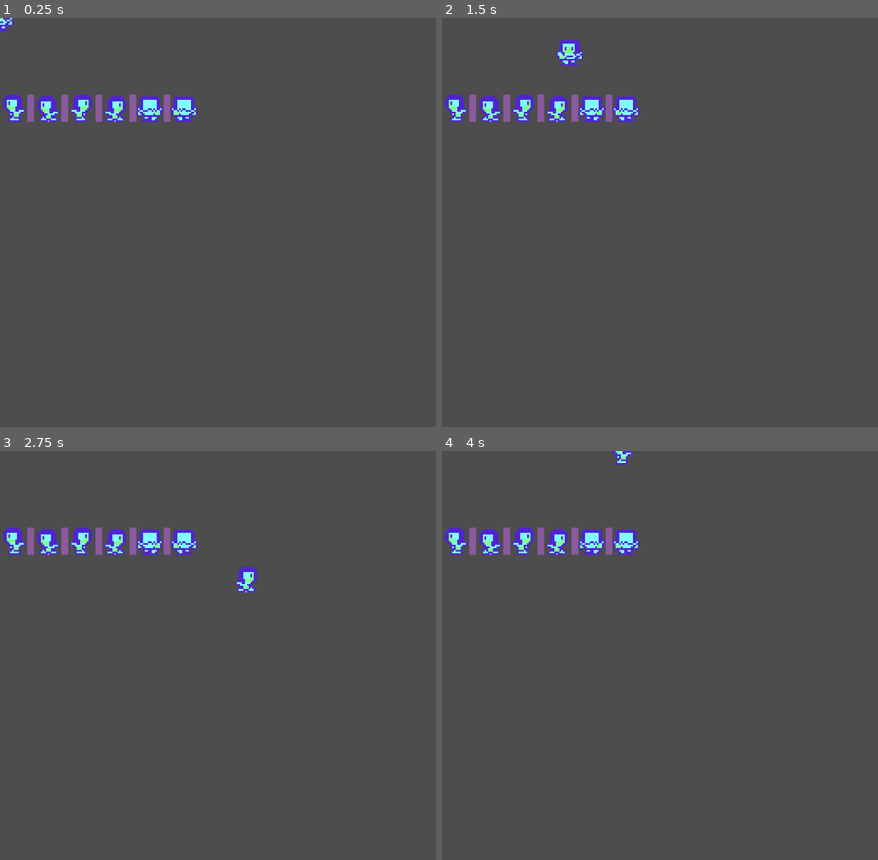
Above: before the commit, frames 1-4 (two rows, left to right).
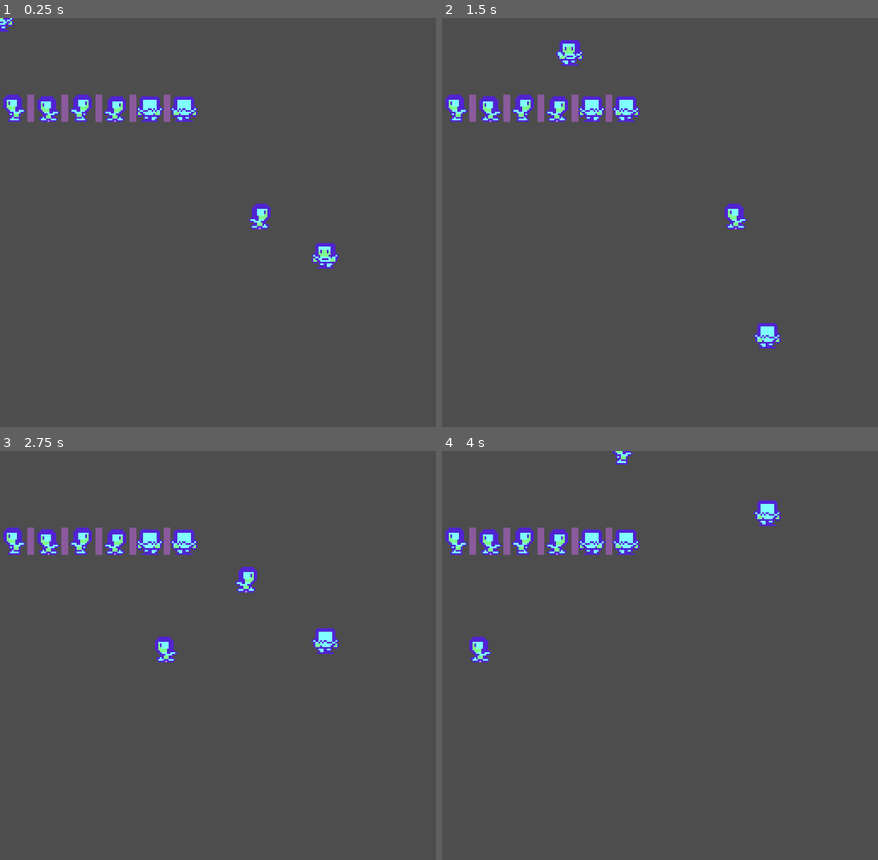
Above: after the commit, the same moments.

Repository: PlasmaDiffusion/ZombieHouse
Game: Godot game, scene res://scenes/levels/level1.tscn
Two runs of this game, one before a commit and one after it. Both use one fixed random seed, a clock stepped at 60 frames per second and the inputs below.
Inputs:
- Up to frame 1 (0.25 s): no input
- Up to frame 2 (1.5 s): hold Right (ui_right) 0.53-1.28 s; hold Down (ui_down) from 1.28 s (still down)
- Up to frame 3 (2.75 s): release Down (ui_down) at 2.03 s; hold Right (ui_right) from 2.03 s (still down)
- Up to frame 4 (4 s): release Right (ui_right) at 2.78 s; hold Up (ui_up) 2.78-3.53 s; hold Left (ui_left) from 3.53 s (still down)

The runs differ from the first frame. In frame 1, 0.6% of the frame differs, in the area x 57-78%, y 45-62%; in frame 2, 0.6%; in frame 3, 0.6%; in frame 4, 0.6%, in the area x 6-78%, y 12-52%.

Commit message:
Enemies/NPCs moving horizontally and vertically

Diff:
--- a/scenes/levels/level1.tscn
+++ b/scenes/levels/level1.tscn
@@ -2,6 +2,7 @@
 
 [ext_resource type="Texture2D" uid="uid://chx8lnw7a8l7i" path="res://assets/images/Zomb.png" id="1_x6ivy"]
 [ext_resource type="PackedScene" uid="uid://c3nbdarq76agy" path="res://scenes/objects/player.tscn" id="2_4tcl0"]
+[ext_resource type="PackedScene" uid="uid://dmkrr05nfsqvo" path="res://scenes/objects/enemy.tscn" id="3_dd0lh"]
 
 [node name="Level1" type="Node2D" unique_id=1145337196]
 
@@ -12,3 +13,10 @@
 texture = ExtResource("1_x6ivy")
 
 [node name="Player" parent="." unique_id=1316597791 instance=ExtResource("2_4tcl0")]
+
+[node name="Enemy" parent="." unique_id=1367925921 instance=ExtResource("3_dd0lh")]
+position = Vector2(138, 116)
+
+[node name="Enemy2" parent="." unique_id=857194460 instance=ExtResource("3_dd0lh")]
+position = Vector2(191, 124)
+direction = Vector2(0, 1)
--- /dev/null
+++ b/scenes/objects/enemy.tscn
@@ -0,0 +1,97 @@
+[gd_scene format=3 uid="uid://dmkrr05nfsqvo"]
+
+[ext_resource type="Script" uid="uid://dsinf6tmyk11" path="res://scripts/enemy.gd" id="1_ja0ge"]
+[ext_resource type="Texture2D" uid="uid://chx8lnw7a8l7i" path="res://assets/images/Zomb.png" id="2_lp353"]
+
+[sub_resource type="AtlasTexture" id="AtlasTexture_qtlar"]
+atlas = ExtResource("2_lp353")
+region = Rect2(0, 0, 16, 16)
+
+[sub_resource type="AtlasTexture" id="AtlasTexture_rk7hg"]
+atlas = ExtResource("2_lp353")
+region = Rect2(20, 0, 16, 16)
+
+[sub_resource type="AtlasTexture" id="AtlasTexture_se78b"]
+atlas = ExtResource("2_lp353")
+region = Rect2(40, 0, 16, 16)
+
+[sub_resource type="AtlasTexture" id="AtlasTexture_3bgk5"]
+atlas = ExtResource("2_lp353")
+region = Rect2(60, 0, 16, 16)
+
+[sub_resource type="AtlasTexture" id="AtlasTexture_f74lx"]
+atlas = ExtResource("2_lp353")
+region = Rect2(80, 0, 16, 16)
+
+[sub_resource type="AtlasTexture" id="AtlasTexture_ptc3g"]
+atlas = ExtResource("2_lp353")
+region = Rect2(100, 0, 16, 16)
+
+[sub_resource type="AtlasTexture" id="AtlasTexture_wcu0q"]
+atlas = ExtResource("2_lp353")
+region = Rect2(120, 0, 16, 16)
+
+[sub_resource type="AtlasTexture" id="AtlasTexture_bwc8c"]
+atlas = ExtResource("2_lp353")
+region = Rect2(140, 0, 16, 16)
+
+[sub_resource type="SpriteFrames" id="SpriteFrames_gwbwg"]
+animations = [{
+"frames": [{
+"duration": 1.0,
+"texture": SubResource("AtlasTexture_qtlar")
+}, {
+"duration": 1.0,
+"texture": SubResource("AtlasTexture_rk7hg")
+}],
+"loop": 1,
+"name": &"walk_down",
+"speed": 5.0
+}, {
+"frames": [{
+"duration": 1.0,
+"texture": SubResource("AtlasTexture_se78b")
+}, {
+"duration": 1.0,
+"texture": SubResource("AtlasTexture_3bgk5")
+}],
+"loop": 1,
+"name": &"walk_left",
+"speed": 5.0
+}, {
+"frames": [{
+"duration": 1.0,
+"texture": SubResource("AtlasTexture_f74lx")
+}, {
+"duration": 1.0,
+"texture": SubResource("AtlasTexture_ptc3g")
+}],
+"loop": 1,
+"name": &"walk_right",
+"speed": 5.0
+}, {
+"frames": [{
+"duration": 1.0,
+"texture": SubResource("AtlasTexture_wcu0q")
+}, {
+"duration": 1.0,
+"texture": SubResource("AtlasTexture_bwc8c")
+}],
+"loop": 1,
+"name": &"walk_up",
+"speed": 5.0
+}]
+
+[sub_resource type="RectangleShape2D" id="RectangleShape2D_ptshl"]
+size = Vector2(12, 15.375)
+
+[node name="Enemy" type="CharacterBody2D" unique_id=1367925921]
+script = ExtResource("1_ja0ge")
+
+[node name="AnimatedSprite2D" type="AnimatedSprite2D" parent="." unique_id=968461657]
+sprite_frames = SubResource("SpriteFrames_gwbwg")
+animation = &"walk_down"
+
+[node name="CollisionShape2D" type="CollisionShape2D" parent="." unique_id=359661787]
+position = Vector2(0, 0.3125)
+shape = SubResource("RectangleShape2D_ptshl")
--- /dev/null
+++ b/scripts/enemy.gd
@@ -0,0 +1,38 @@
+extends CharacterBody2D
+
+@export var speed: float = 60.0
+@export var direction: Vector2 = Vector2.RIGHT # Set to Vector2.RIGHT/LEFT or Vector2.UP/DOWN in the Inspector
+
+@export var min_x: float = 0.0
+@export var max_x: float = 200.0
+@export var min_y: float = 0.0
+@export var max_y: float = 200.0
+
+@onready var animated_sprite: AnimatedSprite2D = $AnimatedSprite2D
+
+func _physics_process(delta: float) -> void:
+	# Check boundaries and automatically reverse direction
+	if global_position.x >= max_x:
+		direction = Vector2.LEFT
+	elif global_position.x <= min_x:
+		direction = Vector2.RIGHT
+
+	if global_position.y >= max_y:
+		direction = Vector2.UP
+	elif global_position.y <= min_y:
+		direction = Vector2.DOWN
+
+	# Apply velocity and move automatically
+	velocity = direction * speed
+	move_and_slide()
+
+	# Handle animations and facing direction based on current movement
+	if abs(direction.x) > abs(direction.y):
+		animated_sprite.play("walk_right") # Swap to "walk_side" if that's what your animation is named
+		animated_sprite.flip_h = direction.x < 0
+	elif direction.y > 0:
+		animated_sprite.play("walk_down")
+		animated_sprite.flip_h = false
+	elif direction.y < 0:
+		animated_sprite.play("walk_up")
+		animated_sprite.flip_h = false
Not shown, added: scripts/enemy.gd.uid
